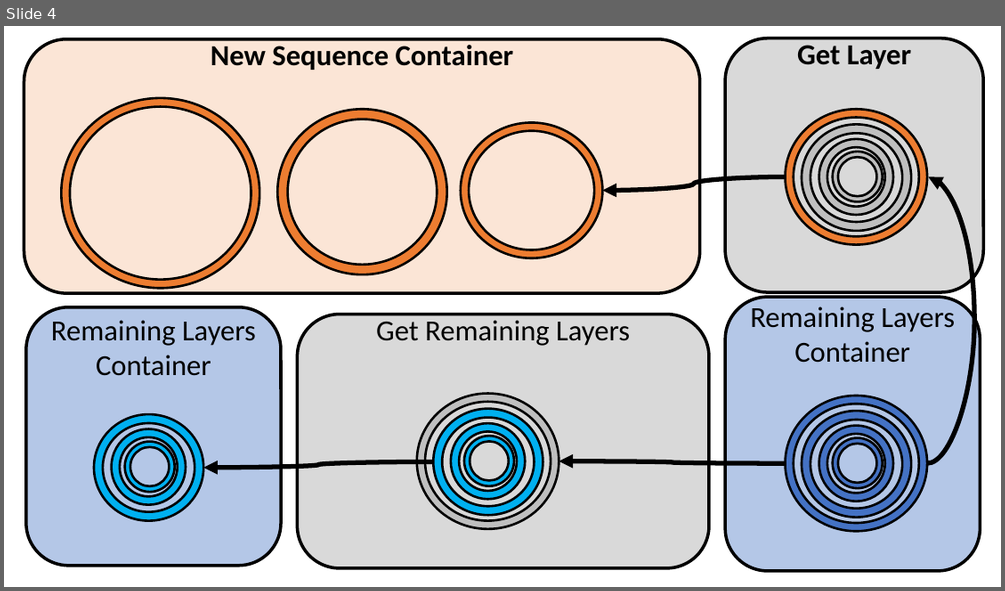
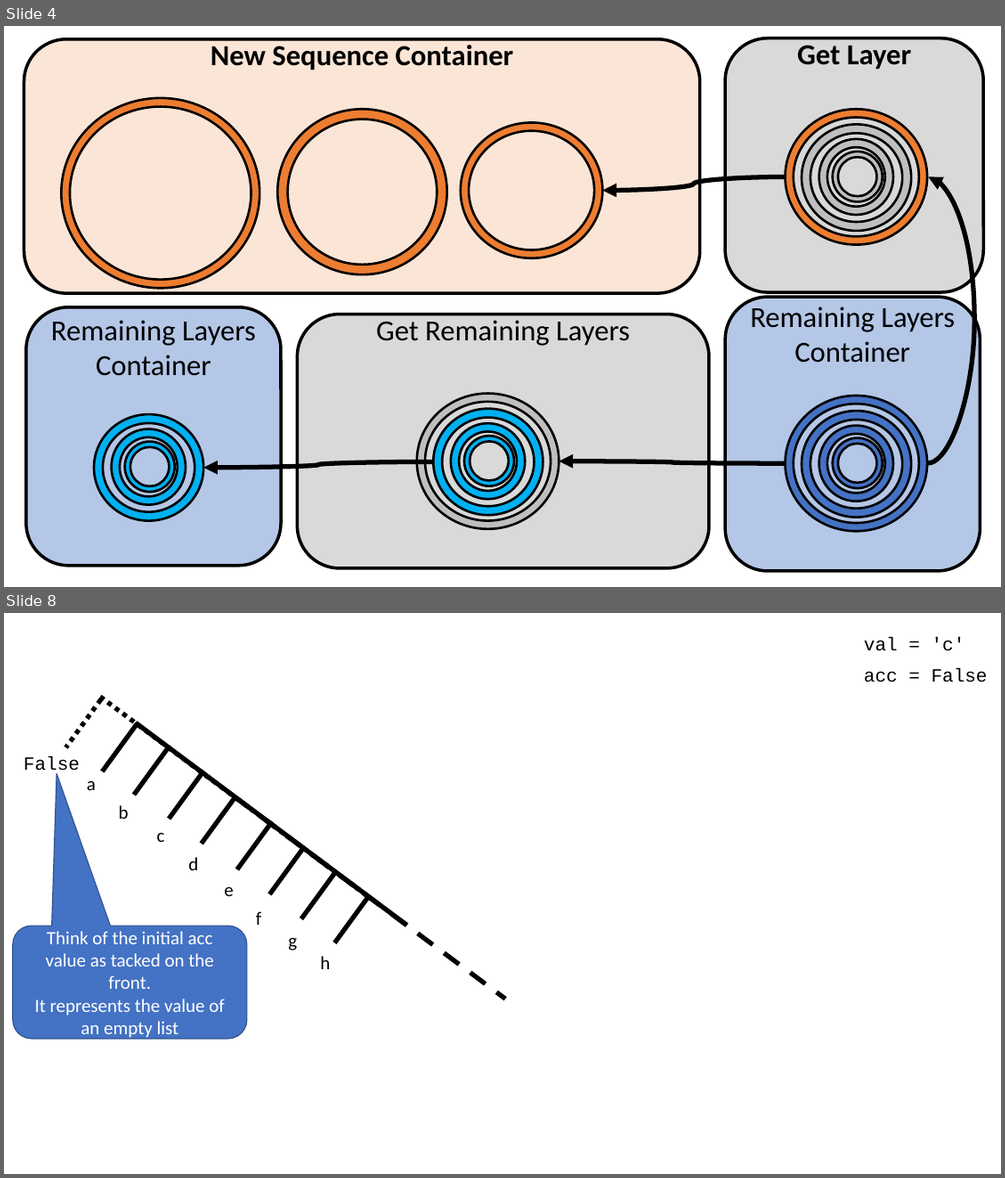
Before and after one commit to ndcallahan0/module_4_lectures, a slide deck: img/image_slides.pptx. Shown one above the other, each under a label of ours: slide 4 before the commit, slides 4 and 8 after it; the slides between them are not shown. The pictures are 1005x591 and 1005x1178 pixels, drawn with LibreOffice and Linux fonts; fonts in the diff are those of the drawing. Boxes give left, top, right and bottom in pixels: in the first picture for what was removed or moved away, otherwise in the second. Text is boxed around its words. In the diff, an @@ line names an element or a change of style, - is before the commit and + after.

```diff
--- a/img/image_slides.pptx
+++ b/img/image_slides.pptx
@@ slide 8 added at box(4, 613, 1001, 1174), background #FFFFFF @@
@@ text added at box(864, 637, 965, 651), 18 pt, text #000000 @@
+val = 'c'
@@ text added at box(864, 668, 987, 682), 18 pt, text #000000 @@
+acc = False
@@ line added from (100, 699) to (66, 747), #000000 4.5 pt dashed @@
@@ line added from (100, 697) to (372, 900), #000000 4.5 pt dashed @@
@@ line added from (138, 723) to (102, 771), #000000 4.5 pt @@
@@ line added from (136, 723) to (407, 925), #000000 4.5 pt @@
@@ text added at box(24, 756, 80, 776), 18 pt, text #000000 @@
+False
@@ line added from (169, 747) to (134, 795), #000000 4.5 pt @@
@@ line added from (203, 771) to (169, 819), #000000 4.5 pt @@
@@ text added at box(87, 781, 96, 790), 18 pt, text #000000 @@
+a
@@ line added from (236, 795) to (202, 844), #000000 4.5 pt @@
@@ line added from (234, 796) to (505, 999), #000000 4.5 pt dashed @@
@@ text added at box(119, 805, 129, 819), 18 pt, text #000000 @@
+b
@@ line added from (273, 821) to (237, 869), #000000 4.5 pt @@
@@ text added at box(157, 833, 165, 842), 18 pt, text #000000 @@
+c
@@ line added from (305, 846) to (269, 894), #000000 4.5 pt @@
@@ text added at box(188, 857, 198, 870), 18 pt, text #000000 @@
+d
@@ line added from (336, 871) to (301, 919), #000000 4.5 pt @@
@@ text added at box(224, 887, 233, 896), 18 pt, text #000000 @@
+e
@@ line added from (370, 895) to (334, 943), #000000 4.5 pt @@
@@ rounded speech box added at box(13, 925, 247, 1038), fill #4472C4, outline #325491 1 pt, 18 pt, text #FFFFFF @@
+Think of the initial acc value as tacked on the front.
+It represents the value of an empty list
@@ text added at box(256, 911, 261, 925), 18 pt, text #000000 @@
+f
@@ text added at box(288, 938, 297, 950), 18 pt, text #000000 @@
+g
@@ text added at box(320, 956, 330, 969), 18 pt, text #000000 @@
+h
```
Also in this commit, not shown: 13 other slides added, 3 other files.
